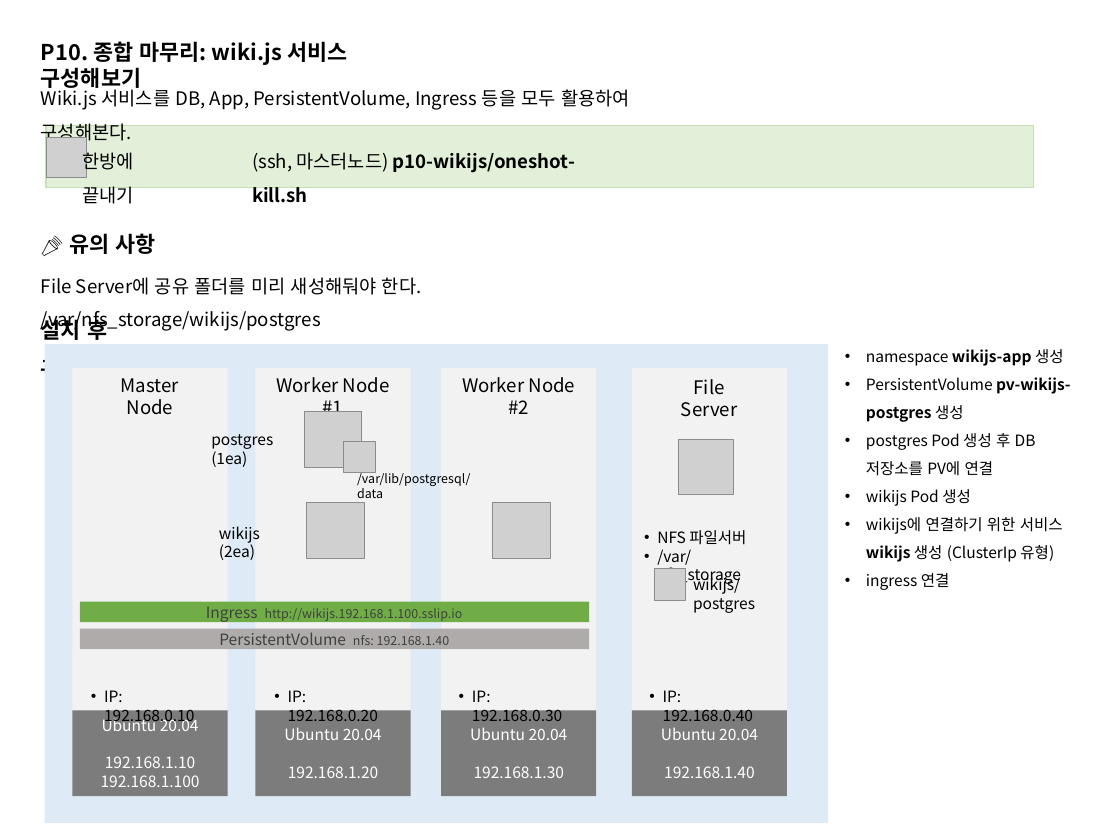
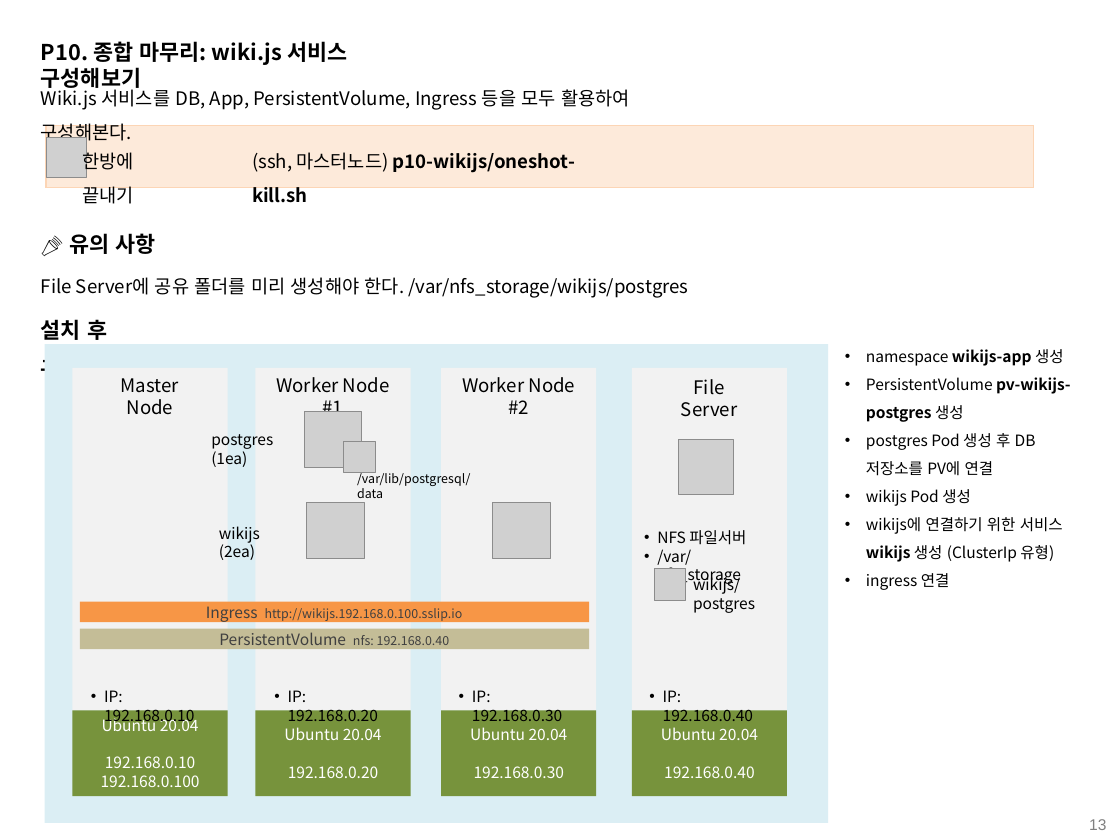
Before and after one commit to grollcake/k8s-practice, a slide deck: slide 13 of k8s practice.pptx. Drawn at 1120x840 pixels with LibreOffice and Linux fonts; fonts in the diff are those of the drawing; grey boxes stand for pictures. Boxes give left, top, right and bottom in pixels: in the first picture for what was removed or moved away, otherwise in the second. Text is boxed around its words. In the diff, an @@ line names an element or a change of style, - is before the commit and + after.

```diff
--- a/k8s practice.pptx
+++ b/k8s practice.pptx
@@ rectangle at <box>46,125,1034,188</box>: fill #E2F0D9 to #FDEADA; outline #C5E0B4 1 pt to #FCD5B5 1 pt @@
@@ text at <box>41,277,688,298</box>: text changed @@
-File Server에 공유 폴더를 미리 새성해둬야 한다. /var/nfs_storage/wikijs/postgres
+File Server에 공유 폴더를 미리 생성해야 한다. /var/nfs_storage/wikijs/postgres
@@ rectangle at <box>45,344,829,823</box>: fill #DEEBF7 to #DBEEF4 @@
@@ rectangle "Ingress http://wikijs.192.168.0.100.sslip.io" at <box>80,601,589,622</box>: fill #70AD47 to #F79646 @@
@@ rectangle "PersistentVolume nfs: 192.168.0.40" at <box>80,628,589,648</box>: fill #AFABAB to #C4BD97 @@
@@ text in rectangle at <box>206,606,463,623</box>: text changed @@
-Ingress http://wikijs.192.168.1.100.sslip.io
+Ingress http://wikijs.192.168.0.100.sslip.io
@@ text in rectangle at <box>219,632,450,650</box>: text changed @@
-PersistentVolume nfs: 192.168.1.40
+PersistentVolume nfs: 192.168.0.40
@@ fill #7C7C7C to #77933C in 4 elements at <box>255,710,411,795</box>, <box>441,710,597,795</box>, <box>632,710,787,795</box>, <box>73,710,228,795</box> @@
@@ text in rectangle at <box>101,756,200,787</box>: text changed @@
-192.168.1.10
-192.168.1.100
+192.168.0.10
+192.168.0.100
@@ text in rectangle at <box>288,766,378,778</box>: text changed @@
-192.168.1.20
+192.168.0.20
@@ text in rectangle at <box>474,766,564,778</box>: text changed @@
-192.168.1.30
+192.168.0.30
@@ text in rectangle at <box>664,766,754,778</box>: text changed @@
-192.168.1.40
+192.168.0.40
@@ page number added at <box>1089,819,1106,830</box>, 10 pt, text #808080 @@
+13
```
Also in this commit, not shown: 12 other slides changed, 8 other files.
